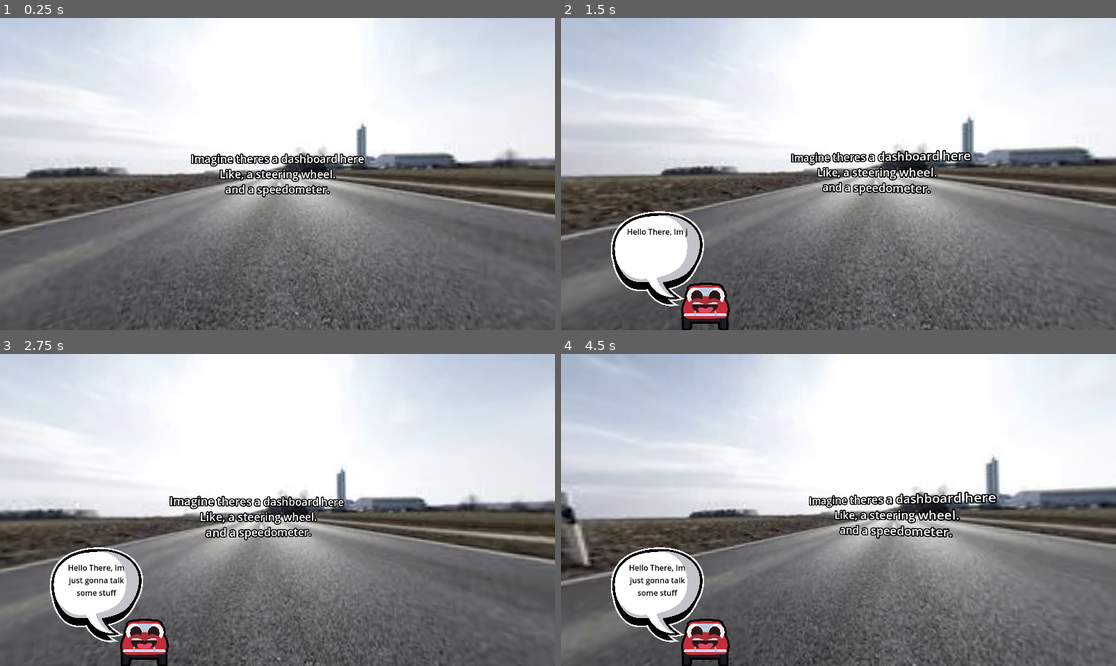
Above: before the commit, frames 1-4 (two rows, left to right).
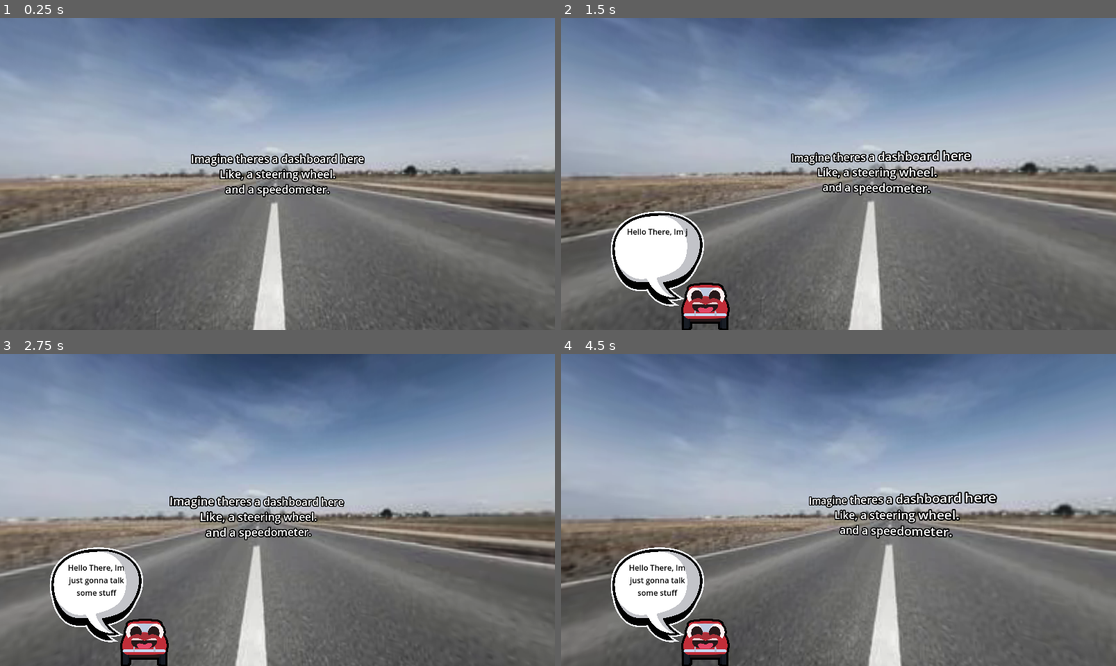
Above: after the commit, the same moments.

Repository: HackHajs/CarHaj
Game: Godot game, scene res://Level.tscn
Two runs of this game, one before a commit and one after it. Both use one fixed random seed, a clock stepped at 60 frames per second and the inputs below. The project has no main scene, so this scene is started directly.
Inputs (mouse positions are in pixels of both pictures, inside the frame that each line leads up to):
- Up to frame 1 (0.25 s): no input
- Up to frame 2 (1.5 s): move the mouse to (866, 174) at 0.52 s; hold W (forward) from 0.53 s (still down); move the mouse to (810, 174) at 1.27 s
- Up to frame 3 (2.75 s): keep holding W (forward); move the mouse to (288, 503) at 2.02 s
- Up to frame 4 (4.5 s): keep holding W (forward); tap Enter at 2.75, 4.25 s; move the mouse to (832, 516) at 2.77 s; tap Space at 3.5 s; move the mouse to (877, 513) at 3.52 s; move the mouse to (794, 506) at 4.27 s

The runs differ from the first frame. In frame 1, 63% of the frame differs, in the area x 0-100%, y 0-100%; in frame 2, 62%; in frame 3, 64%; in frame 4, 64%.

Commit message:
improved skybox

Diff:
--- a/Level.tscn
+++ b/Level.tscn
@@ -1,21 +1,19 @@
-[gd_scene load_steps=10 format=3 uid="uid://yxe1ndv38mxh"]
+[gd_scene load_steps=8 format=3 uid="uid://yxe1ndv38mxh"]
 
 [ext_resource type="PackedScene" uid="uid://blu24jmqxd245" path="res://Player.tscn" id="1_2nifc"]
 [ext_resource type="Script" uid="uid://bgoxseot7otqr" path="res://level.gd" id="1_wkftn"]
 [ext_resource type="PackedScene" uid="uid://cugytfictdbi1" path="res://qte.tscn" id="2_wkftn"]
 [ext_resource type="Texture2D" uid="uid://f3xxlleqj8t4" path="res://Resources/roadbox.png" id="3_q4iis"]
-[ext_resource type="Script" uid="uid://cj40wi30rm7qu" path="res://Scripts/qte.gd" id="4_m3clv"]
 [ext_resource type="PackedScene" uid="uid://dkver5s6sf4wp" path="res://Cupri.tscn" id="5_q4iis"]
 
-[sub_resource type="PanoramaSkyMaterial" id="PanoramaSkyMaterial_m3clv"]
-panorama = ExtResource("3_q4iis")
+[sub_resource type="StandardMaterial3D" id="StandardMaterial3D_q4iis"]
+albedo_texture = ExtResource("3_q4iis")
 
-[sub_resource type="Sky" id="Sky_mxnmf"]
-sky_material = SubResource("PanoramaSkyMaterial_m3clv")
-
-[sub_resource type="Environment" id="Environment_4eo0i"]
-background_mode = 2
-sky = SubResource("Sky_mxnmf")
+[sub_resource type="SphereMesh" id="SphereMesh_m3clv"]
+material = SubResource("StandardMaterial3D_q4iis")
+flip_faces = true
+radius = 10.0
+height = 20.0
 
 [node name="Level" type="Node3D"]
 script = ExtResource("1_wkftn")
@@ -24,10 +22,6 @@
 
 [node name="QTE" parent="." instance=ExtResource("2_wkftn")]
 visible = false
-script = ExtResource("4_m3clv")
-
-[node name="WorldEnvironment" type="WorldEnvironment" parent="."]
-environment = SubResource("Environment_4eo0i")
 
 [node name="Cupri" parent="." instance=ExtResource("5_q4iis")]
 visible = false
@@ -39,3 +33,10 @@
 offset_right = -100.0
 offset_bottom = 276.0
 grow_vertical = 2
+
+[node name="TotallyASkyBox" type="MeshInstance3D" parent="."]
+mesh = SubResource("SphereMesh_m3clv")
+
+[node name="OmniLight3D" type="OmniLight3D" parent="TotallyASkyBox"]
+light_energy = 10.0
+omni_range = 20.0
--- a/qte.tscn
+++ b/qte.tscn
@@ -1,6 +1,6 @@
 [gd_scene load_steps=2 format=3 uid="uid://cugytfictdbi1"]
 
-[ext_resource type="Script" uid="uid://ksjqb1oq85ra" path="res://qte.gd" id="1_fcuux"]
+[ext_resource type="Script" uid="uid://cj40wi30rm7qu" path="res://Scripts/qte.gd" id="1_fcuux"]
 
 [node name="QTE" type="Control"]
 layout_mode = 3
